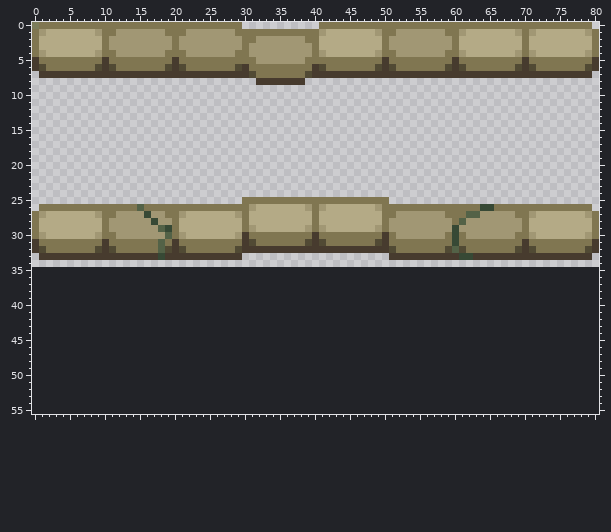
A pixel-art file gets an edit: assets/03_backgrounds/hitboxesPont.aseprite. This is how it looked before the edit.
85x35 pixels, 1 frame. The old version is drawn lined up with the new one, on the new canvas.
After the commit:
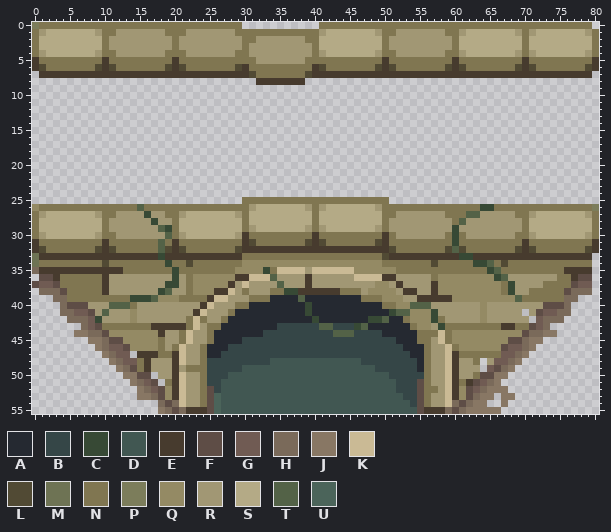
Palette (. is transparent): A #252931  B #354647  C #374935  D #415752  E #473b2e  F #5e4d46  G #705b53  H #7a6a5a  J #887764  K #caba95  L #514a34  M #6e7354  N #807651  P #7c7d5b  Q #948a64  R #a19774  S #b4aa86  T #536247  U #4b645a
Difference:
canvas 85x35 -> 81x56 (the part of the old canvas that was cut away was empty and is not shown)
y 26: x 0 . -> Q; x 80 . -> P
y 33: x 0 . -> M; x 30..50 ..................... -> NNNNNNNNNNNNNNNNNNNNL
y 34: x 0..79 ................................................................................ -> MNNNNNNNNNLNNNNNNNNCNNLNNNNNNNQQQQQQQQQQQQQQQQQQQQNNNNNNNLNNNNNCCTNLNNNNNNNNNNNN
y 35: x 0..79 ................................................................................ -> HEEEEEEEEEEEENNNNNNNCNNNNNNNNQQQQCNKKKKRKKKKKKQQQQQQNNNNNNNNNNNNNCTNNNNNNNNNEEEE
y 36: x 1..79 ............................................................................... -> FFENNNNNNERRRRRRRRRCRNQQQQQQEEKKKTRRRRERRRRRRKKKKEERRRRRNQQQQQQQQCTRRRRRRRNNEFF
y 37: x 0..79 ................................................................................ -> FGGFNNNNNNERRRRRRRRCCRNQQQQQERKRRRRTRRRERRRRRRRRRQQRERRRREQQQQQQQQQNCRRRRNNNNFGG
y 38: x 1..79 ............................................................................... -> HHHFNNNNNERRRRRRRCTRRNQQQEEKRNRRRNNCCEEEEEENNNRQQQQREERREQQQQQQQQQNCRRNNNNNFHHH
y 39: x 3..77 ........................................................................... -> HHNNNNNNNNNCCCTQQQNNNNEKKRRRNNNAAAATAAAAAAAANNNQQQRREEEEEQQQQQQQQQTNNNNNNHH
y 40: x 4..76 ......................................................................... -> HFFFRRRTTTNRRRRRRRRREKRRRNNAAAAAAAACAAAAAAAAAANNQQTTTRRRRRRRQRRRRRRRRFFFH
y 41: x 4..69 .................................................................. -> HHGGFRTRRRQRRRRRRRREKRRRNAAAAAAAAAACAAAAAAAAAAACTTQQQCRRRRRRQRRRRR; x 71..76 ...... -> RFGGHH
y 42: x 5..70 .................................................................. -> HHHGCRRRRQRRRRRRRNKNRRNAAAAAAAAAAAACAAAAAAACCTAANQQQCNRRRRRQRRRRRR; x 72..75 .... -> GHHH
y 43: x 7..73 ................................................................... -> HGFNNNNNNNEEEEENKRNNAAAAAAAABBBBBBTTBBBCTAAAAAANQQRCNNNNNNNNEENNFGH
y 44: x 6..74 ..................................................................... -> JJHHFQQQQQQQERRNKRRNAAAAAAABBBBBBBBBBTTTBBBBAAAAANNNKNQQQQQQQQQQFHHJJ
y 45: x 8..72 ................................................................. -> JJHFFQQQQQNRRNKRRNAAAABBBBBBBBBBBBBBBBBBBBBBAAANNRKNQQQQQQQQFFHJJ
y 46: x 9..71 ............................................................... -> JHGGFQQQQNRNKRRNAAABBBBBBBBBBBBBBBBBBBBBBBBBAAANRRKNQQQQQQFGGHJ
y 47: x 10..13 .... -> JHGG; x 15..70 ........................................................ -> EEENNEKRRNAABBBBBBBBBBBBBBBBBBBBBBBBBBBAANRRKENNNNNNGGHJ
y 48: x 11..63 ..................................................... -> JHGGNERRREKRRNBBBBBBBBBDDDDDDDDDDDDDBBBBBBBBANRRKERRN; x 65..69 ..... -> RGGHJ
y 49: x 12..63 .................................................... -> JHFNERRRERNNNBBBBBDDDDDDDDDDDDDDDDDDDBBBBBBANRRKERRR; x 65..68 .... -> GFHJ
y 50: x 13..16 .... -> JJFF; x 18..67 .................................................. -> RREKRRNBBBDDDDDDDDDDDDDDDDDDDDDDDBBBBBNRRKERRNFFJJ
y 51: x 14..17 .... -> JHGF; x 19..66 ................................................ -> NEKRRNBBDDDDDDDDDDDDDDDDDDDDDDDDDBBBFNRRKENEFGHJ
y 52: x 15..67 ..................................................... -> JHGFQEKRRNFBDDDDDDDDDDDDDDDDDDDDDDDDDBBBFNNRKEQFGHJJJ
y 53: x 15..65 ................................................... -> JJHFQEKRRNFUDDDDDDDDDDDDDDDDDDDDDDDDDDBBFNRRKEQFHJJ; x 67..68 .. -> JJ
y 54: x 18..64 ............................................... -> HFHKRRNFUDDDDDDDDDDDDDDDDDDDDDDDDDDDBFNRRKHFHJJ; x 67 . -> J
y 55: x 18..66 ................................................. -> JHFHEEEFUDDDDDDDDDDDDDDDDDDDDDDDDDDDDFEEEHFHJJJJJ
Changed places in both pictures, as pixel boxes (x1, y1, x2, y2):
added: (32, 204, 39, 211)
added: (592, 204, 599, 211)
added: (32, 253, 592, 414)
